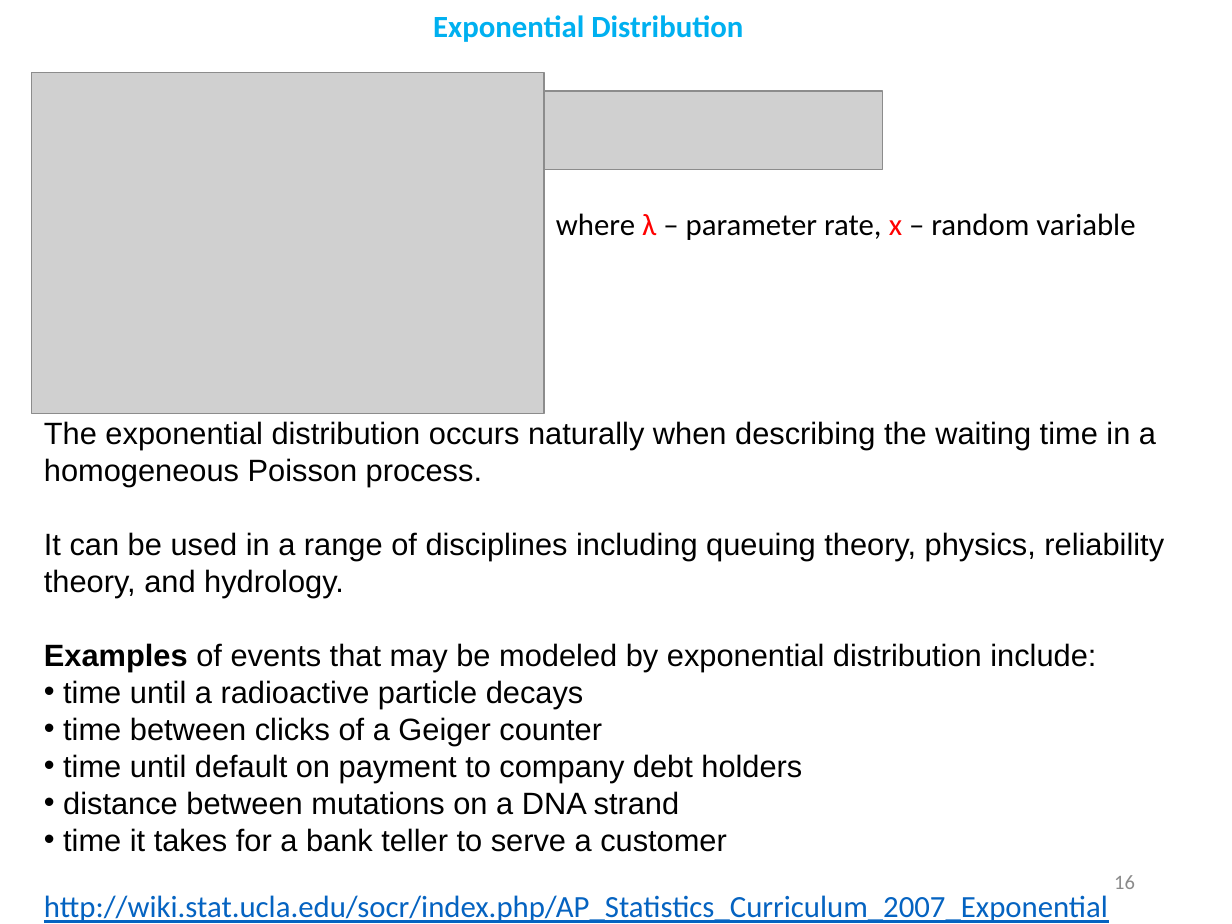
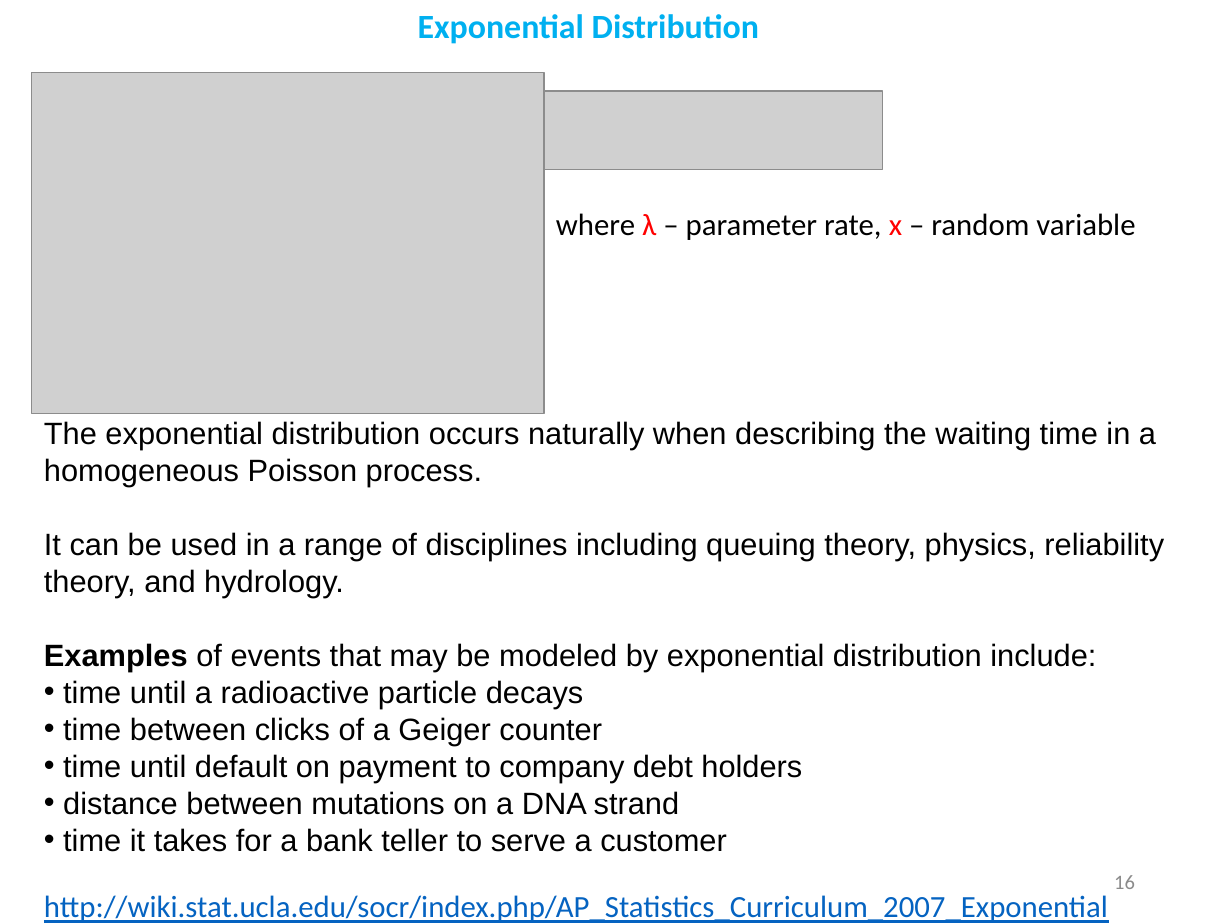
Before and after one commit to demydd/Basic-Machine-Learning-Course-for-Developers, a slide deck: slide 16 of Distributions.pptx. Drawn at 1232x924 pixels with LibreOffice and Linux fonts; fonts in the diff are those of the drawing; grey boxes stand for pictures. Boxes give left, top, right and bottom in pixels: in the first picture for what was removed or moved away, otherwise in the second. Text is boxed around its words. In the diff, an @@ line names an element or a change of style, - is before the commit and + after.

Commit message:
all distributions are added.

```diff
--- a/Distributions.pptx
+++ b/Distributions.pptx
@@ text "Exponential Distribution" at (418,14,759,44): size 18 to 19.8 pt @@
```
Also in this commit, not shown: 1 other slide changed, 2 slides added.
